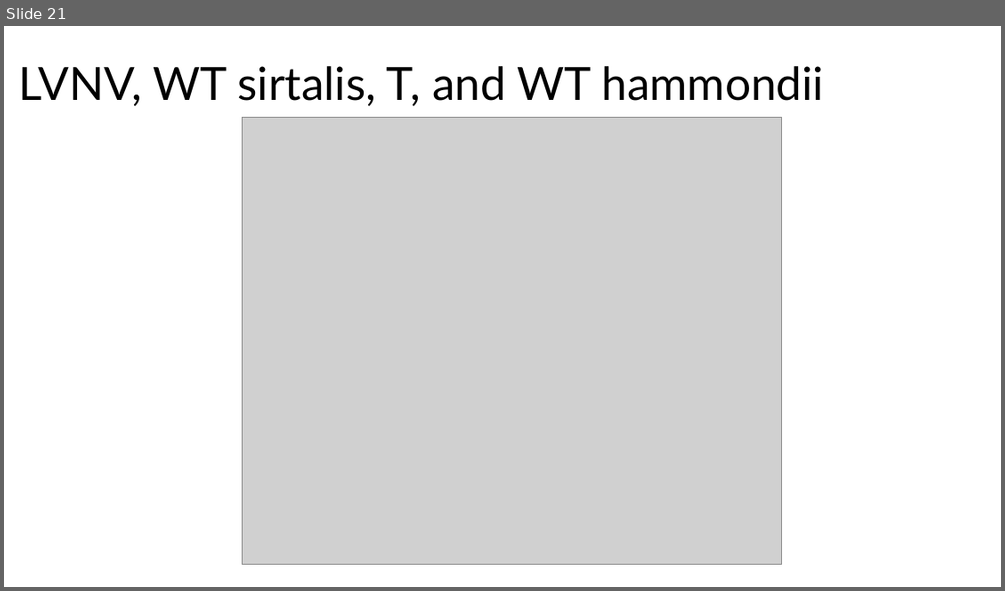
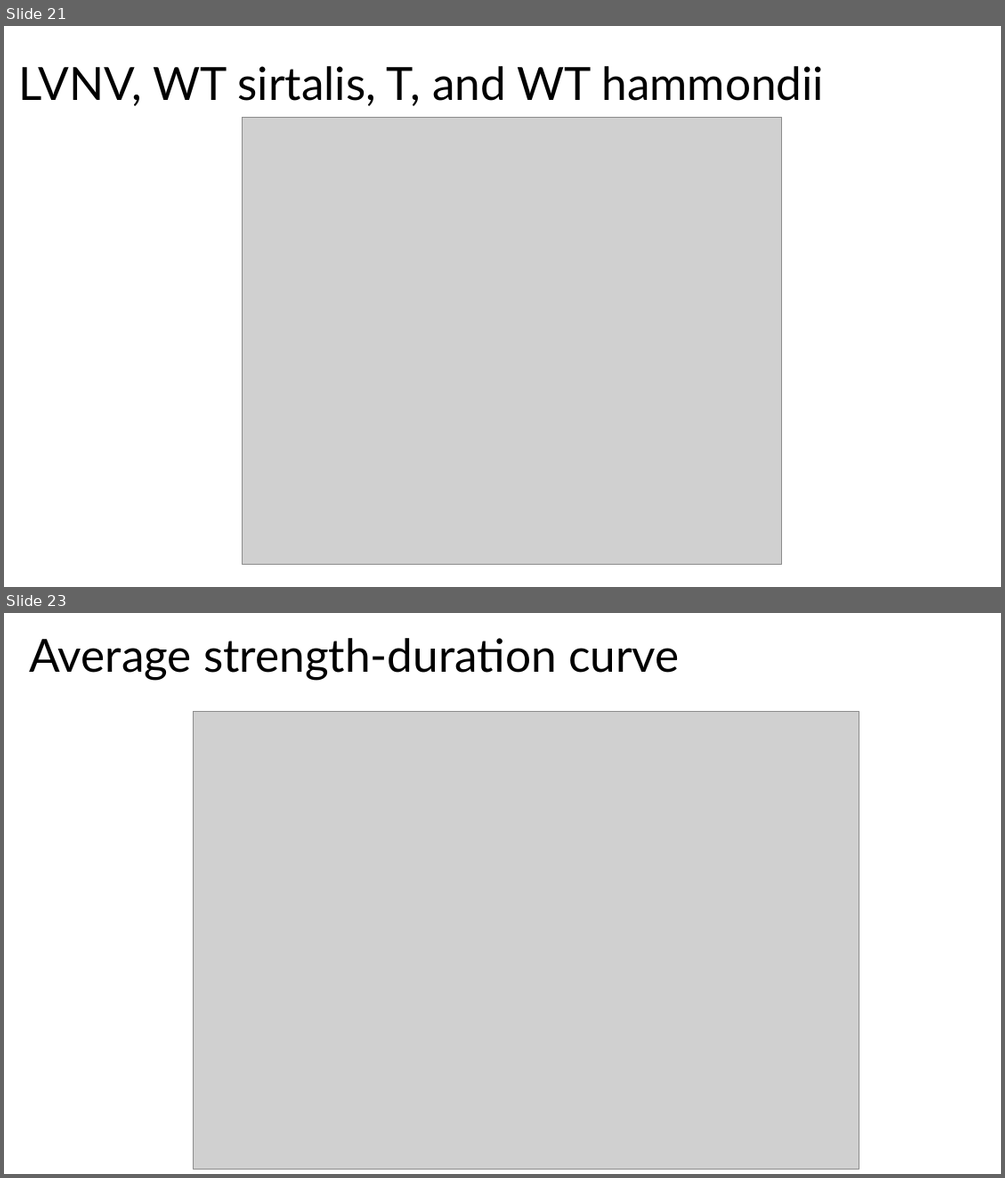
Before and after one commit to s-babish/tcouchii-tradeoff, a slide deck: Presentations/Draft plots for myography trade-off work.pptx. Shown one above the other, each under a label of ours: slide 21 before the commit, slides 21 and 23 after it; the slides between them are not shown. The pictures are 1005x591 and 1005x1178 pixels, drawn with LibreOffice and Linux fonts; fonts in the diff are those of the drawing; grey boxes stand for pictures. Boxes give left, top, right and bottom in pixels: in the first picture for what was removed or moved away, otherwise in the second. Text is boxed around its words. In the diff, an @@ line names an element or a change of style, - is before the commit and + after.

```diff
--- a/Presentations/Draft plots for myography trade-off work.pptx
+++ b/Presentations/Draft plots for myography trade-off work.pptx
@@ slide 23 added at [4, 613, 1001, 1174], background #FFFFFF @@
@@ title added at [29, 638, 680, 681], 44 pt, text #000000 @@
+Average strength-duration curve
@@ picture added at [194, 712, 858, 1168] @@
```
Also in this commit, not shown: 1 slide changed, 1 other slide added, 4 other files.
